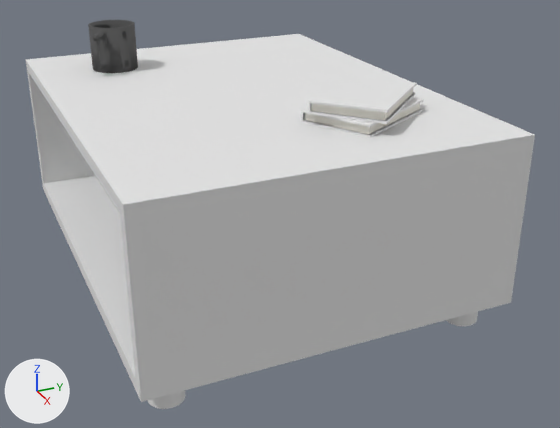
Renders of the glTF model public/models/coffee-table.glb from each side of a commit.
Before and after are seen from a 50 mm camera at (2.334, -0.93, 1.305) aimed at (0.126, 0.063, 0.201). The axes (+X, +Y, +Z) are drawn at lower left. The lights are the same throughout. The older version comes first. Where no turn or scale is listed for an object, it has been applied to the vertices.

In view in the first picture: 'Cube_Black fabric_0', 'Cube_Marble_0', 'Cube_Material.002_0', 'Cube_Recycled Paper_0', 'Cube_Wood Black UA_0'.
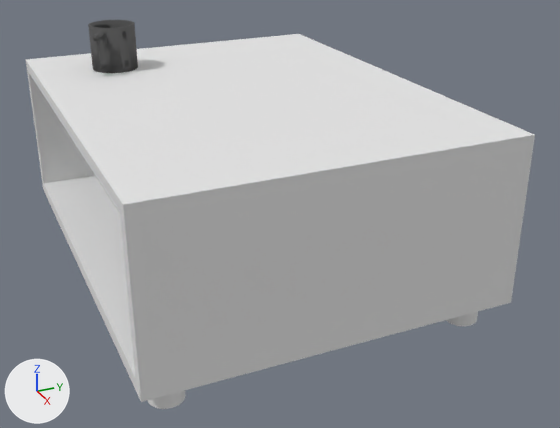
What differs and where, as boxes [x1, y1, x2, y2] in the pictures (560 x 428 px):
'Cube_Black fabric_0', deleted: before [301, 75, 424, 138]
'Cube_Recycled Paper_0', deleted: before [305, 89, 420, 135]

Edits to the bpy script that builds the scene:
```text
Remove ob_cube_black_fabric_0:
    ob_cube_black_fabric_0 = bpy.data.objects.new('Cube_Black fabric_0', me_cube_black_fabric_0)
    ob_cube_black_fabric_0.location = (0.41, 0.207, 0.648)
Remove ob_cube_recycled_paper_0:
    ob_cube_recycled_paper_0 = bpy.data.objects.new('Cube_Recycled Paper_0', me_cube_recycled_paper_0)
    ob_cube_recycled_paper_0.location = (0.41, 0.207, 0.648)
```
